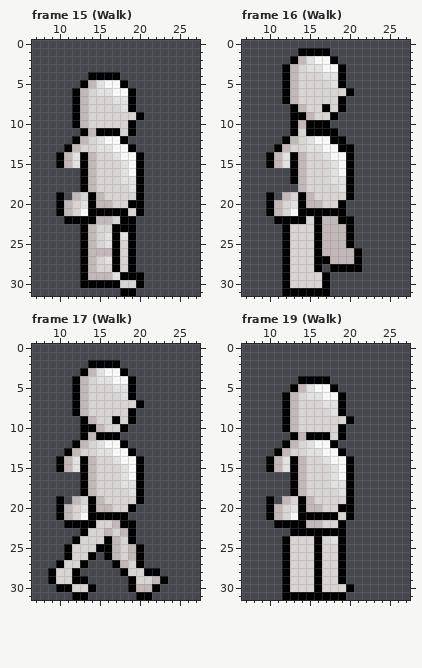
Two versions of one pixel-art file, Assets/Sprites/basichuman Blink anim.aseprite. Above is the file before it was changed.
32x32 pixels, 35 frames. Shown: frame 15 (Walk): x 7..27, y 0..31; frame 16 (Walk): x 7..27, y 0..31; frame 17 (Walk): x 7..27, y 0..31; frame 19 (Walk): x 7..27, y 0..31. The commit also changed other frames, which this record leaves out.
New version:
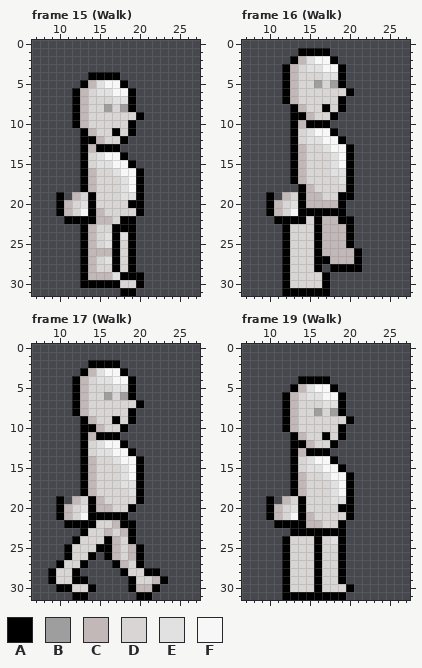
Palette (. is transparent): A #000000  B #9e9e9e  C #c3b8b8  D #dad5d5  E #e2e1e1  F #f7f7f7
The exact change:
layer "Mask" now shown
layer "Iris" now shown
layer "ShirtShort" now hidden
Changed rows in their new state; - is an unchanged pixel.
Frame 15 (Walk):
first column x 10:
 8 ------B-B--
11 -----DD----
12 --.AACDD---
13 -..ACAAA..-
14 ...-DEFFA..
15 ...-DEEFFA.
16 -------EF--
17 ---------F-
18 --------EF-
19 -----D--EE-
20 -----DD----
21 -----CDDD--
Frame 16 (Walk):
first column x 16:
 5 B-B
first column x 10:
11 -----EFF--
12 --.A--E-F-
13 -..ACDDE-F
14 ...----DE-
15 ...-------
16 ---------E
17 --------D-
18 ----AC---D
19 ------C--A
20 -------CC-
Frame 17 (Walk):
first column x 16:
 6 B-B
first column x 10:
12 --.A
13 -..A
14 ...-
15 ...-
Frame 19 (Walk): the same change as frame 15 (Walk)
